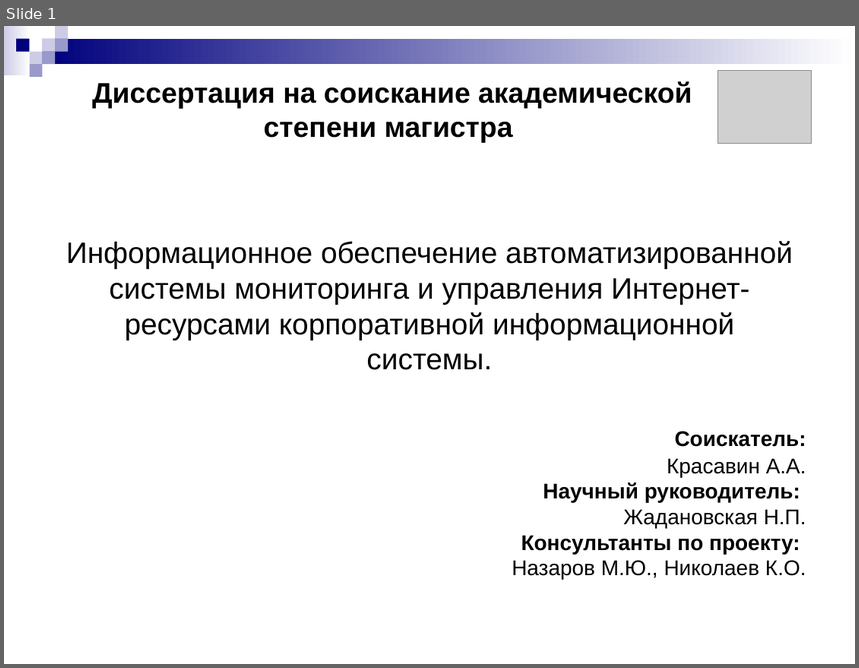
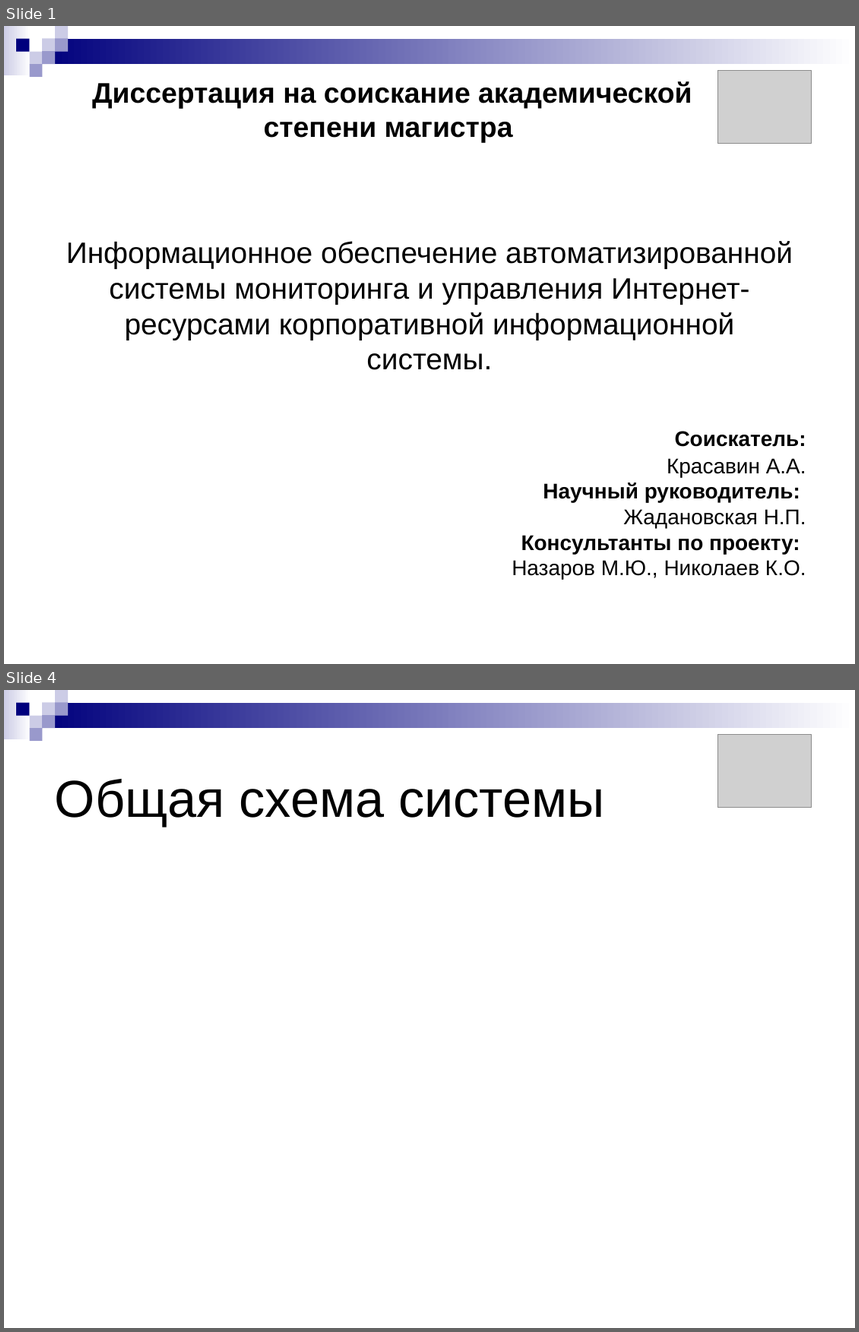
Before and after one commit to aricent123/cadbis, a slide deck: CADBiS_docs/DRypa/presentation.ppt. Shown one above the other, each under a label of ours: slide 1 before the commit, slides 1 and 4 after it; the slides between them are not shown. The pictures are 859x668 and 859x1332 pixels, drawn with LibreOffice and Linux fonts; fonts in the diff are those of the drawing; grey boxes stand for pictures. Boxes give left, top, right and bottom in pixels: in the first picture for what was removed or moved away, otherwise in the second. Text is boxed around its words. In the diff, an @@ line names an element or a change of style, - is before the commit and + after.

```diff
--- a/CADBiS_docs/DRypa/presentation.ppt
+++ b/CADBiS_docs/DRypa/presentation.ppt
@@ slide 4 added at bbox=[4, 690, 855, 1328], background #FFFFFF; not listed: 9 template elements that a slide beside it also shows @@
@@ picture added at bbox=[718, 734, 812, 808] @@
@@ title added at bbox=[55, 779, 604, 826], 44 pt, text #000000 @@
+Общая схема системы
```
Also in this commit, not shown: 9 other slides added, 1 slide removed.
